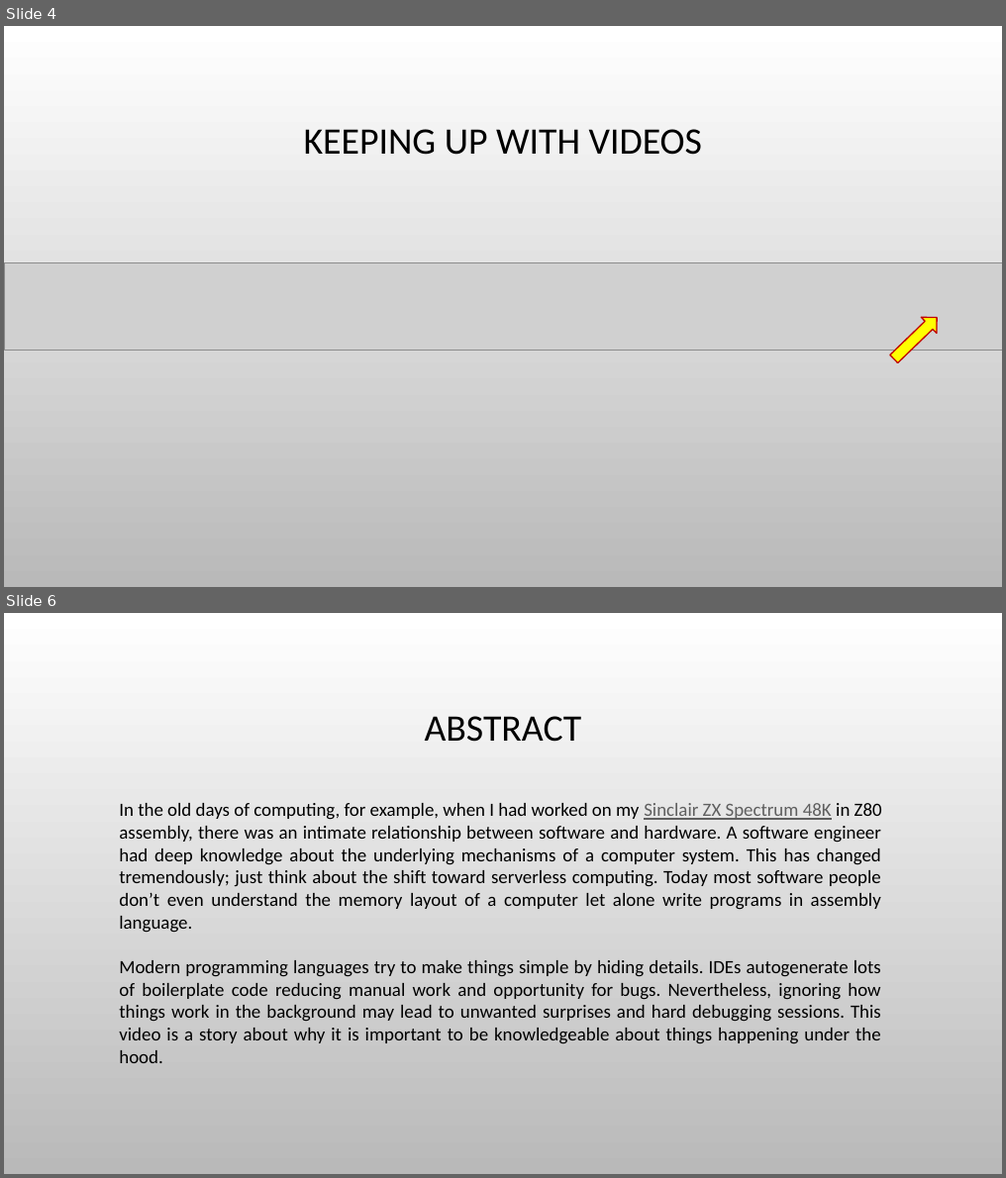
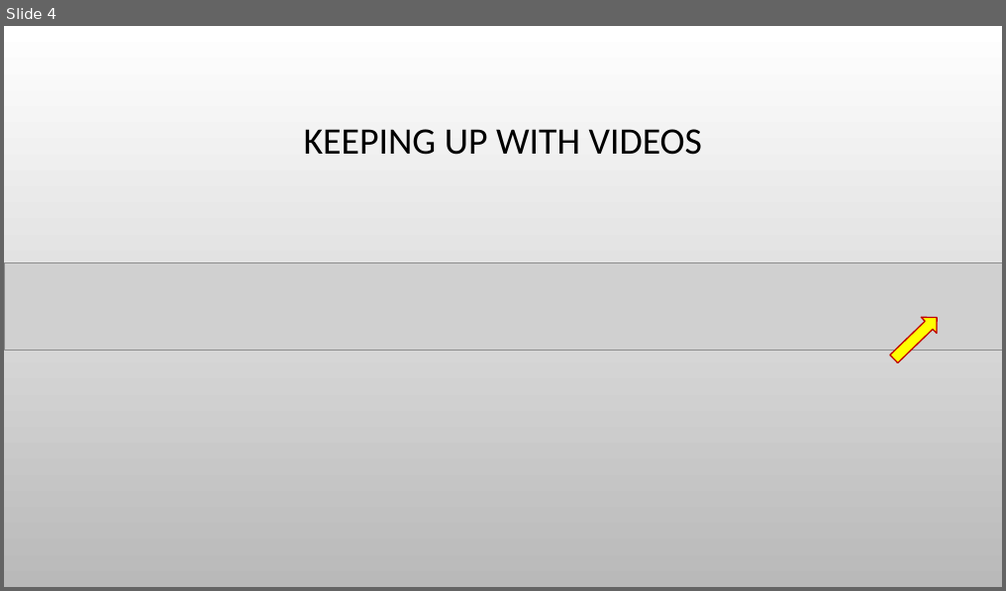
Before and after one commit to evarga/composite-decomposition, a slide deck: trailer/Trailer.pptx. Shown one above the other, each under a label of ours: slides 4 and 6 before the commit, slide 4 after it; the slides between them are not shown. The pictures are 1006x1178 and 1006x591 pixels, drawn with LibreOffice and Linux fonts; fonts in the diff are those of the drawing; grey boxes stand for pictures; background and template pictures are left out. Boxes give left, top, right and bottom in pixels: in the first picture for what was removed or moved away, otherwise in the second. Text is boxed around its words. In the diff, an @@ line names an element or a change of style, - is before the commit and + after.

```diff
--- a/trailer/Trailer.pptx
+++ b/trailer/Trailer.pptx
@@ slide 6 removed at <box>4,613,1002,1174</box>, background picture (left out) @@
@@ title removed at <box>425,716,582,742</box> @@
-ABSTRACT
@@ text removed at <box>119,803,882,1041</box> @@
-In the old days of computing, for example, when I had worked on my Sinclair ZX Spectrum 48K in Z80 assembly, there was an intimate relationship between software and hardware. A software engineer had deep knowledge about the underlying mechanisms of a computer system. This has changed tremendously; just think about the shift toward serverless computing. Today most software people don’t even understand the memory layout of a computer let alone write programs in assembly language.
-Modern programming languages try to make things simple by hiding details. IDEs autogenerate lots of boilerplate code reducing manual work and opportunity for bugs. Nevertheless, ignoring how things work in the background may lead to unwanted surprises and hard debugging sessions. This video is a story about why it is important to be knowledgeable about things happening under the hood.
```
Also in this commit, not shown: 2 slides changed, 8 other slides removed.
